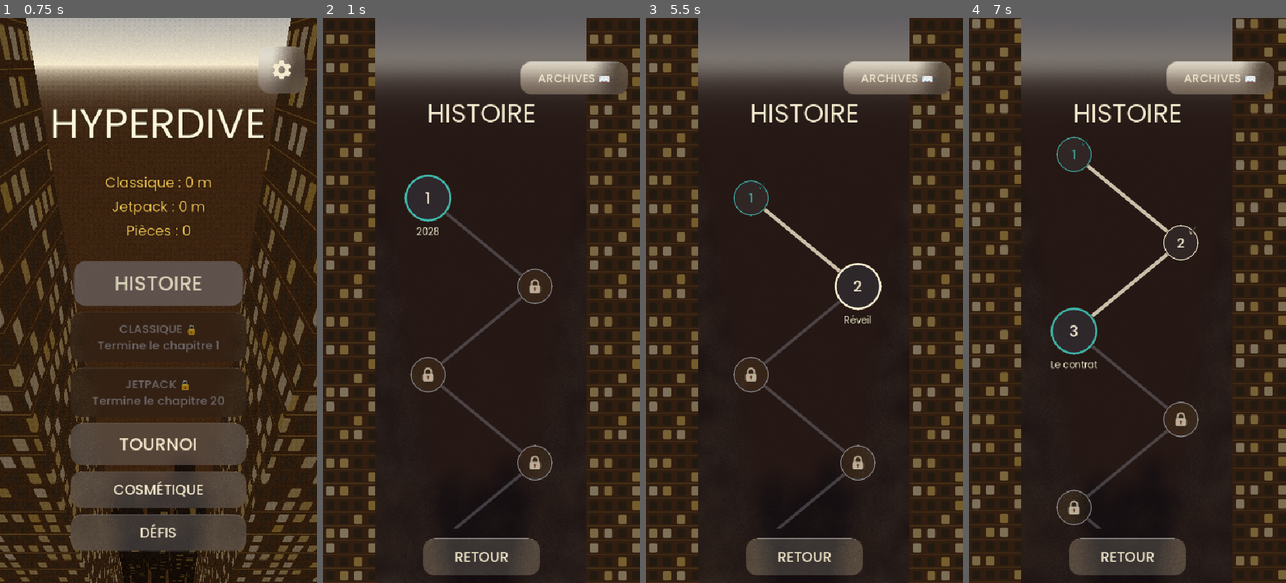
Above: before the commit, frames 1-4 (left to right).
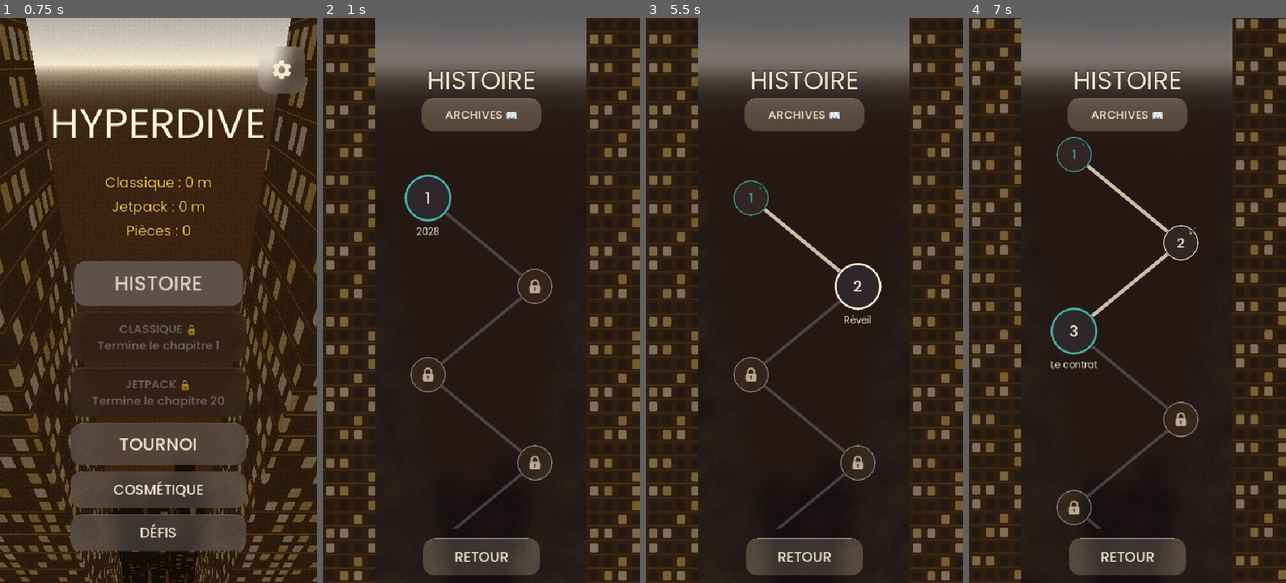
Above: after the commit, the same moments.

Repository: quvntvn/Hyperdive
Game: Godot game, scene res://scenes/ui/main_menu.tscn
The game is run twice, just before and just after one commit, with the same random seed, the same clock (stepped at 60 frames per second) and the same inputs.
Inputs (mouse positions are in pixels of both pictures, inside the frame that each line leads up to):
- Up to frame 1 (0.75 s): tap Enter at 0.5 s; move the mouse to (228, 272) at 0.52 s; hold D (move_right) from 0.53 s (still down); tap 1 at 0.6 s; click (228, 272) at 0.67 s
- Up to frame 2 (1 s): keep holding D (move_right)
- Up to frame 3 (5.5 s): release D (move_right) at 1.25 s; click "ARCHIVES 📖" at 1.25 s; click "1" at 2 s; click (858, 289) at 2.77 s; click (750, 373) at 3.52 s; click (858, 464) at 4.27 s; click (750, 549) at 5.02 s
- Up to frame 4 (7 s): click "2" at 5.75 s; click "RETOUR" at 6.5 s

Frame 1 is identical in both runs. In frame 2, 4.4% of the frame differs, in the area x 31-97%, y 7-20%; in frame 3, 4.4%; in frame 4, 4.4%.

Commit message:
fix(story): carte — bouton Archives centré sous le titre
En-tête réordonné : titre "HISTOIRE" en premier (sous la safe area), bouton
"ARCHIVES" centré horizontalement juste en dessous, puis la carte.

Co-Authored-By: Claude Opus 4.8 <noreply@anthropic.com>

Diff:
--- a/hyperdive/scenes/ui/campaign_screen.tscn
+++ b/hyperdive/scenes/ui/campaign_screen.tscn
@@ -38,25 +38,25 @@
 offset_left = 72.0
 mouse_filter = 2
 
-[node name="GalleryButton" type="Button" parent="Content"]
-anchor_left = 1.0
-anchor_right = 1.0
-offset_left = -204.0
-offset_top = 50.0
-offset_right = -20.0
-offset_bottom = 98.0
-text = "ARCHIVES 📖"
-theme_override_font_sizes/font_size = 20
-
 [node name="TitleLabel" type="Label" parent="Content"]
 anchor_right = 1.0
-offset_top = 106.0
-offset_bottom = 160.0
+offset_top = 50.0
+offset_bottom = 104.0
 mouse_filter = 2
 text = "HISTOIRE"
 horizontal_alignment = 1
 theme_type_variation = &"Title"
 theme_override_font_sizes/font_size = 44
+
+[node name="GalleryButton" type="Button" parent="Content"]
+anchor_left = 0.5
+anchor_right = 0.5
+offset_left = -102.0
+offset_top = 112.0
+offset_right = 102.0
+offset_bottom = 160.0
+text = "ARCHIVES 📖"
+theme_override_font_sizes/font_size = 20
 
 [node name="Scroll" type="ScrollContainer" parent="Content"]
 anchor_right = 1.0
Not shown, changed: apk/Hyperdive.apk
Not shown, changed: apk/Hyperdive.apk.idsig
